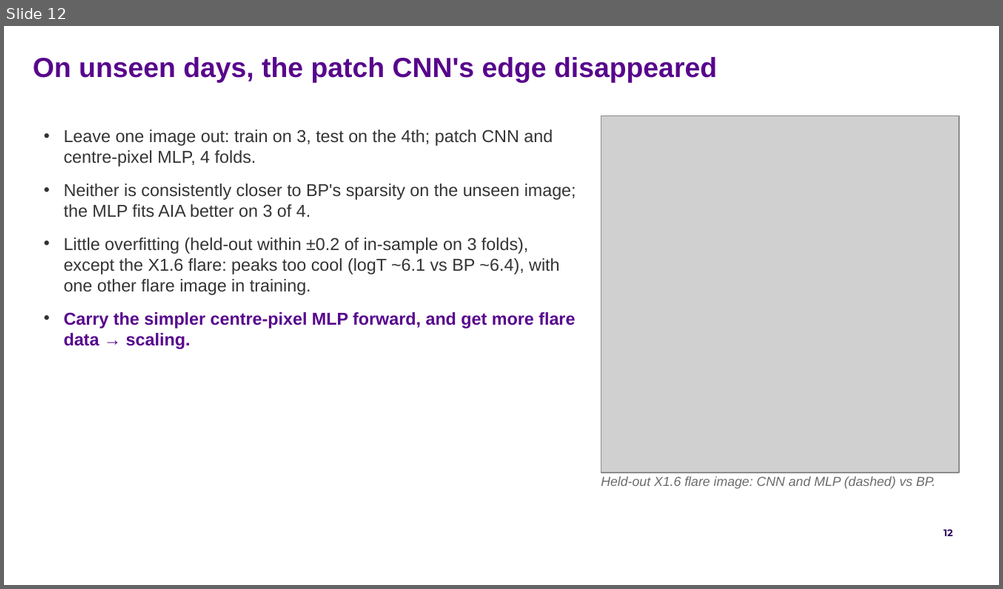
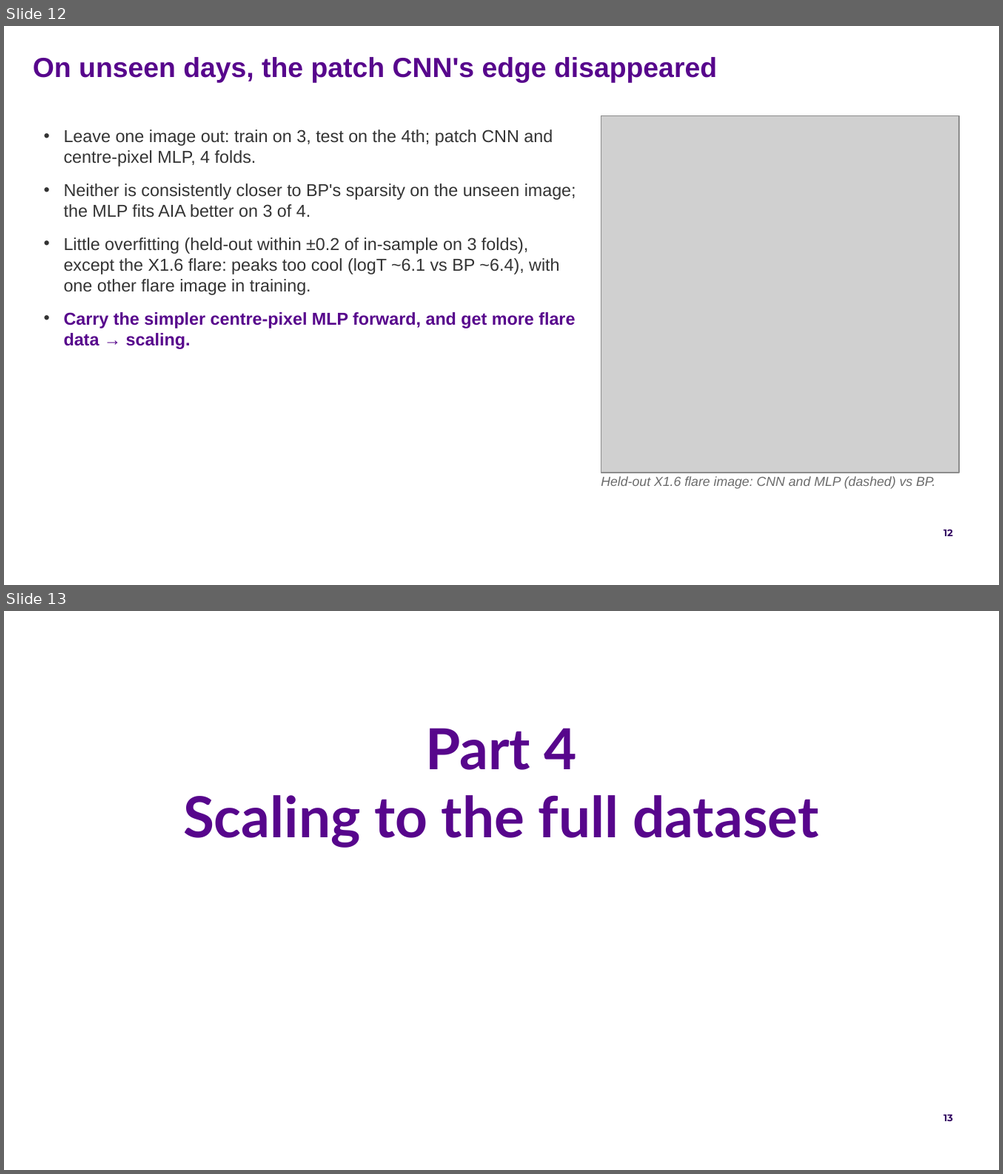
Before and after one commit to FruitPnchSamuraiG/solar-dem-inversion, a slide deck: slides/DEM_deck_v2.pptx. Shown one above the other, each under a label of ours: slide 12 before the commit, slides 12 and 13 after it. The pictures are 1003x589 and 1003x1174 pixels, drawn with LibreOffice and Linux fonts; fonts in the diff are those of the drawing; grey boxes stand for pictures; background and template pictures are left out. Boxes give left, top, right and bottom in pixels: in the first picture for what was removed or moved away, otherwise in the second. Text is boxed around its words. In the diff, an @@ line names an element or a change of style, - is before the commit and + after.

```diff
--- a/slides/DEM_deck_v2.pptx
+++ b/slides/DEM_deck_v2.pptx
@@ slide 13 added at [4, 611, 999, 1170], background picture (left out); not listed: 1 template element that a slide beside it also shows @@
@@ title added at [183, 728, 819, 848], 41 pt, text #57068C, bold @@
+Part 4
+Scaling to the full dataset
```
Also in this commit, not shown: 1 slide changed, 18 other slides added, 3 other files.
